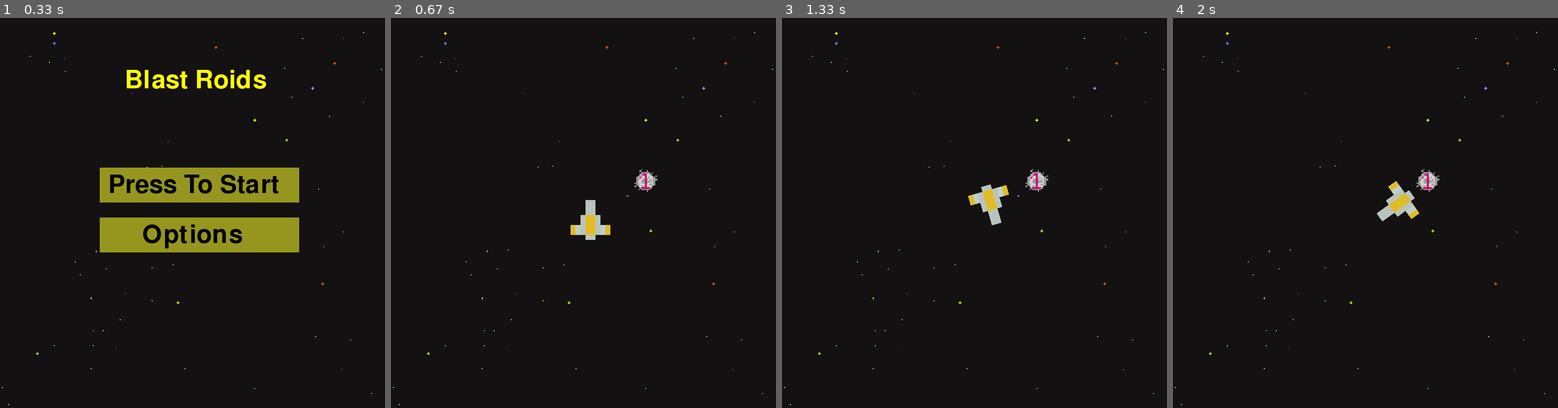
Above: before the commit, frames 1-4 (left to right).
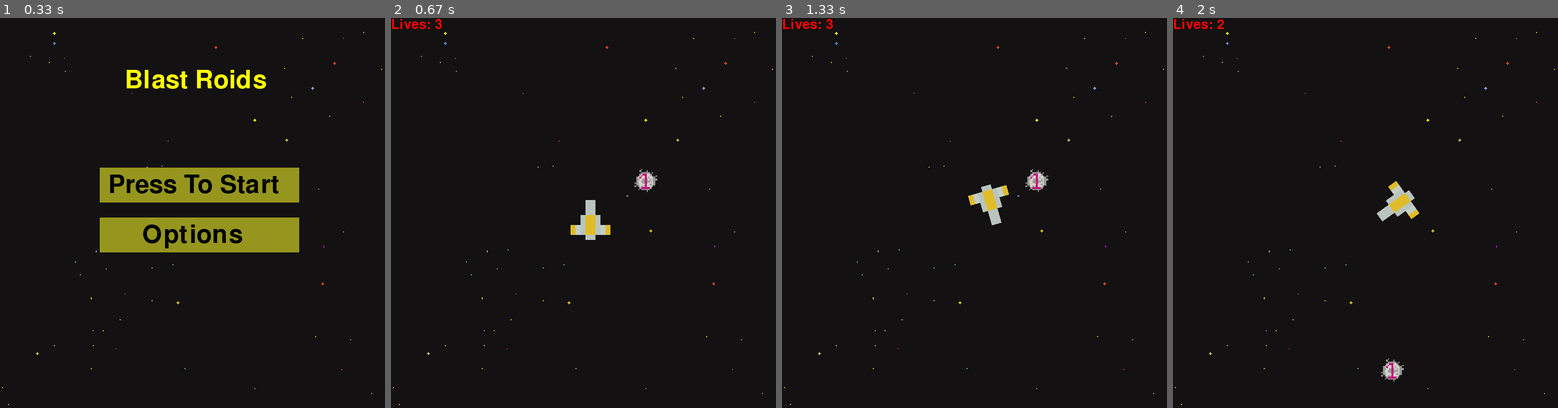
Above: after the commit, the same moments.

Repository: mrmastercat604me/pygame_project
Game: pygame game, started from maingame.py
The game is run twice, just before and just after one commit, with the same random seed, the same clock (stepped at 60 frames per second) and the same inputs.
Inputs (mouse positions are in pixels of both pictures, inside the frame that each line leads up to):
- Up to frame 1 (0.33 s): no input
- Up to frame 2 (0.67 s): click "Press To Start" at 0.38 s
- Up to frame 3 (1.33 s): hold D 0.67-1.13 s; move the mouse to (982, 244) at 0.7 s; hold W from 1.17 s (still down); move the mouse to (1020, 306) at 1.2 s
- Up to frame 4 (2 s): release W at 1.47 s; hold D 1.5-1.97 s; move the mouse to (1250, 310) at 1.53 s

Frame 1 is identical in both runs. In frame 2, 0.1% of the frame differs, in the area x 0-14%, y 0-3%; in frame 3, 0.1%; in frame 4, 0.5%, in the area x 0-70%, y 0-94%.

Commit message:
added lives system

Diff:
--- a/maingame.py
+++ b/maingame.py
@@ -74,7 +74,11 @@
     enemyimage_rect= enemyimage.get_rect()
     enemyimage_rect.x = random.randint(20,780)
     enemyimage_rect.y = random.randint(20,780)
+    if enemyimage_rect.colliderect(shipimage_rect):
+        enemyimage_rect.x = random.randint(20,780)
+        enemyimage_rect.y = random.randint(20,780)
 
+    lives = 3
     while running:
         screen.fill((0,0,0))
         def face_mouse(image,image_rect,correction_angle,surface):
@@ -105,12 +109,23 @@
             if event.type == MOUSEBUTTONDOWN:
                 if event.button == 1:
                     click = True
+            if lives <= 0:
+                running = False
+
+        if enemyimage_rect.colliderect(shipimage_rect):
+            lives -= 1
+            enemyimage_rect.x = random.randint(20,780)
+            enemyimage_rect.y = random.randint(20,780)
 
         if click:
             print("Pew")
             click = False
+
         screen.fill((0,0,0))
         screen.blit(Backgroundimage,Backgroundimage_rec)
+        font = pygame.font.SysFont(None, 40)
+        draw_text((f"Lives: {lives}"),font,(255,0,0),screen,0,0)
+        font = pygame.font.SysFont(None, 75)
         screen.blit(enemyimage,enemyimage_rect)
         face_mouse(shipimage,shipimage_rect,90,screen)
         pygame.display.update()
